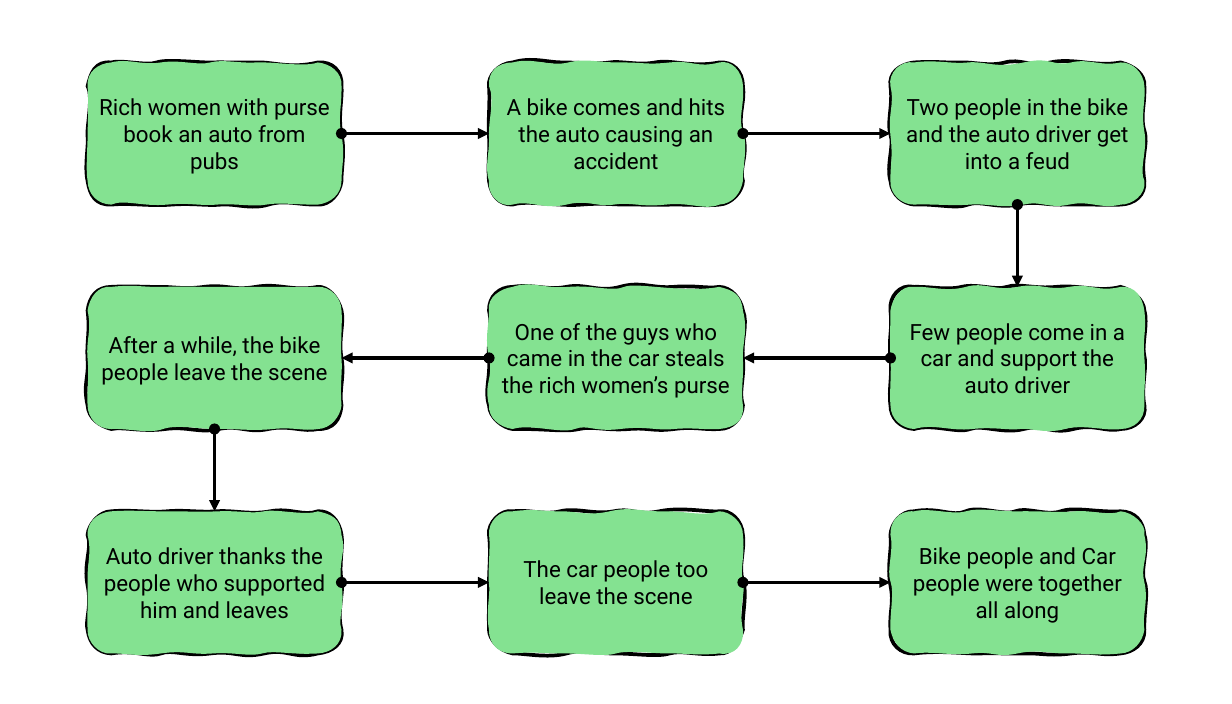
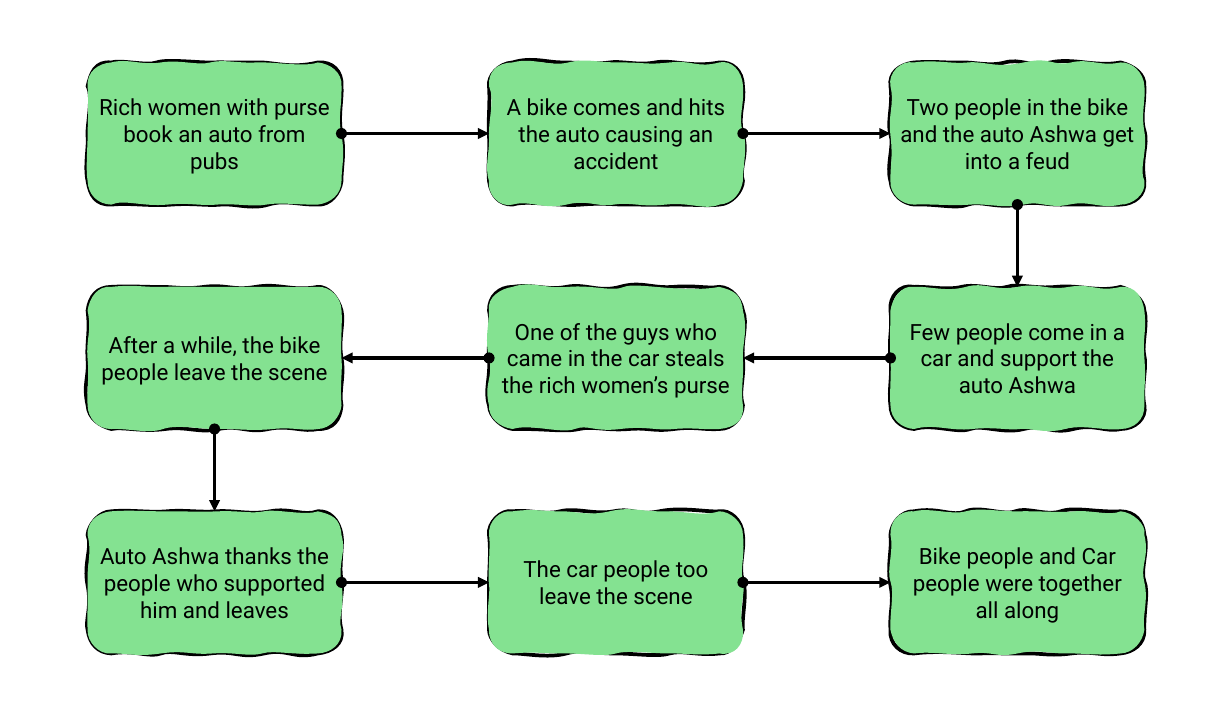
Before and after one commit to arya-prakyath/the-a-films, a slide deck: slide 10 of THE_A_Ideas/Innocent Gems/Innocent Gems - Flows.pptx. Drawn at 1232x704 pixels with LibreOffice and Linux fonts; fonts in the diff are those of the drawing. Boxes give left, top, right and bottom in pixels: in the first picture for what was removed or moved away, otherwise in the second. Text is boxed around its words. In the diff, an @@ line names an element or a change of style, - is before the commit and + after.

```diff
--- a/THE_A_Ideas/Innocent Gems/Innocent Gems - Flows.pptx
+++ b/THE_A_Ideas/Innocent Gems/Innocent Gems - Flows.pptx
@@ text in freeform shape at (900,98,1135,170): text changed @@
-Two people in the bike and the auto driver get into a feud
+Two people in the bike and the auto Ashwa get into a feud
@@ text in freeform shape at (910,323,1125,394): text changed @@
-Few people come in a car and support the auto driver
+Few people come in a car and support the auto Ashwa
@@ text in freeform shape at (100,547,328,619): text changed @@
-Auto driver thanks the people who supported him and leaves
+Auto Ashwa thanks the people who supported him and leaves
```
Also in this commit, not shown: 5 other slides changed.
